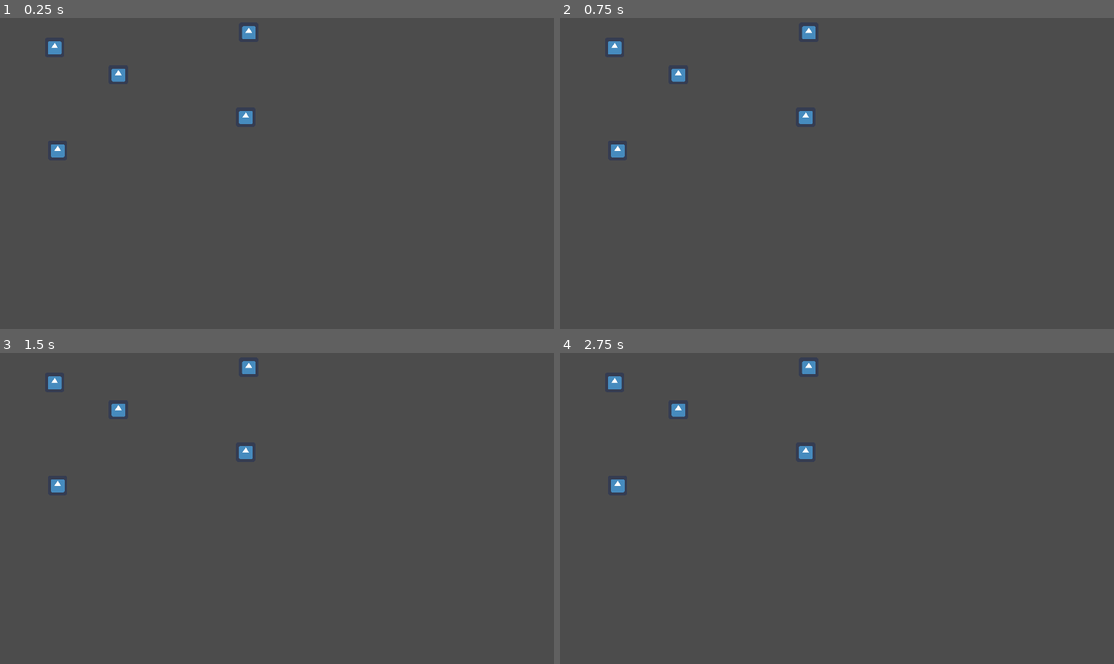
Above: before the commit, frames 1-4 (two rows, left to right).
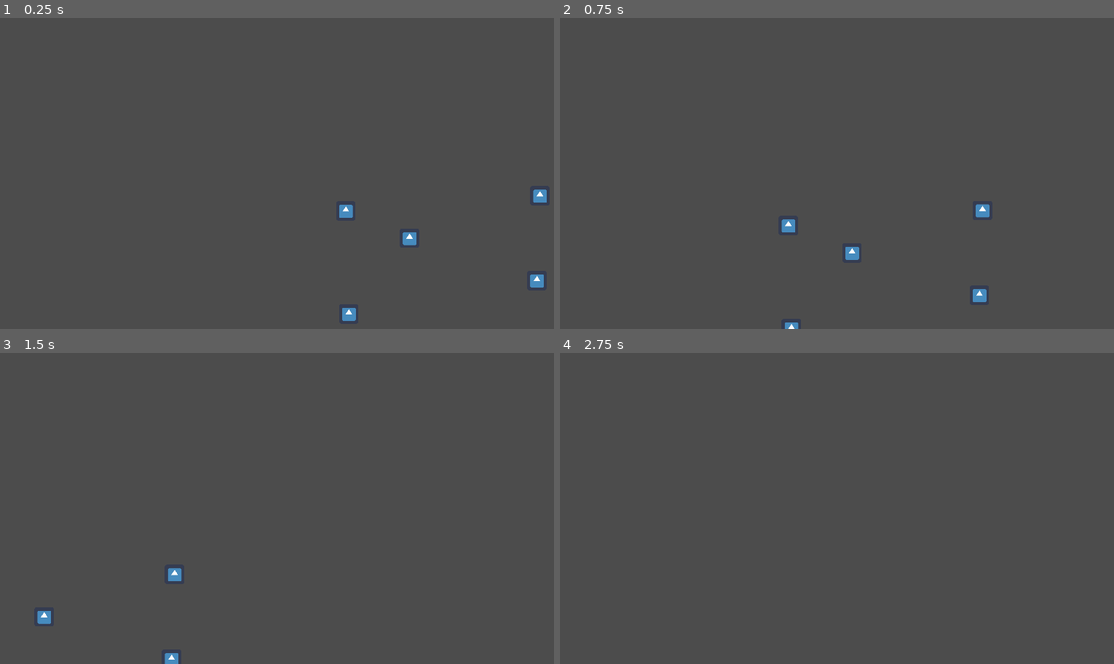
Above: after the commit, the same moments.

Repository: creikey/sketch-fight
Game: Godot game, scene res://World.tscn
The game is run twice, just before and just after one commit, with the same random seed, the same clock (stepped at 60 frames per second) and the same inputs. This scene is started directly instead of the project's main scene. The engine's default icon, where the game draws it, is replaced by a stand-in: a white triangle on a blue panel in a dark square.
Inputs (mouse positions are in pixels of both pictures, inside the frame that each line leads up to):
- Up to frame 1 (0.25 s): no input
- Up to frame 2 (0.75 s): tap Enter at 0.5 s; move the mouse to (981, 148) at 0.52 s; hold D (g_right) from 0.53 s (still down); hold Z (g_pan, bound only after the commit) from 0.53 s (still down)
- Up to frame 3 (1.5 s): move the mouse to (177, 517) at 1.27 s; release D (g_right) at 1.28 s; release Z (g_pan, bound only after the commit) at 1.28 s; hold S (g_down) from 1.28 s (still down); tap Z (g_pan, bound only after the commit) at 1.35 s
- Up to frame 4 (2.75 s): move the mouse to (909, 427) at 2.02 s; release S (g_down) at 2.03 s; hold D (g_right) from 2.03 s (still down); hold Z (g_pan, bound only after the commit) from 2.03 s (still down)

The runs differ from the first frame. In frame 1, 1.0% of the frame differs, in the area x 8-99%, y 2-98%; in frame 2, 1.0%; in frame 3, 0.8%; in frame 4, 0.5%.

Commit message:
Add basic camera control

Diff:
--- /dev/null
+++ b/src/CameraTarget.gd
@@ -0,0 +1,6 @@
+extends Node2D
+
+
+func _process(_delta):
+	if Input.is_action_pressed("g_pan"):
+		global_position = get_global_mouse_position()
--- a/src/World.tscn
+++ b/src/World.tscn
@@ -1,6 +1,7 @@
-[gd_scene load_steps=2 format=2]
+[gd_scene load_steps=3 format=2]
 
 [ext_resource path="res://Block.tscn" type="PackedScene" id=1]
+[ext_resource path="res://CameraTarget.gd" type="Script" id=2]
 
 [node name="World" type="Node2D"]
 
@@ -22,3 +23,14 @@
 
 [node name="Block5" parent="Environment" instance=ExtResource( 1 )]
 position = Vector2( 820, 100 )
+
+[node name="CameraTarget" type="Node2D" parent="."]
+script = ExtResource( 2 )
+
+[node name="Camera2D" type="Camera2D" parent="CameraTarget"]
+current = true
+smoothing_enabled = true
+drag_margin_left = 0.1
+drag_margin_top = 0.1
+drag_margin_right = 0.1
+drag_margin_bottom = 0.1
--- a/src/project.godot
+++ b/src/project.godot
@@ -62,6 +62,11 @@
 "events": [ Object(InputEventKey,"resource_local_to_scene":false,"resource_name":"","device":0,"alt":false,"shift":false,"control":false,"meta":false,"command":false,"pressed":false,"scancode":32,"unicode":0,"echo":false,"script":null)
  ]
 }
+g_pan={
+"deadzone": 0.5,
+"events": [ Object(InputEventKey,"resource_local_to_scene":false,"resource_name":"","device":0,"alt":false,"shift":false,"control":false,"meta":false,"command":false,"pressed":false,"scancode":90,"unicode":0,"echo":false,"script":null)
+ ]
+}
 
 [physics]
 
Not shown, changed: README.md
